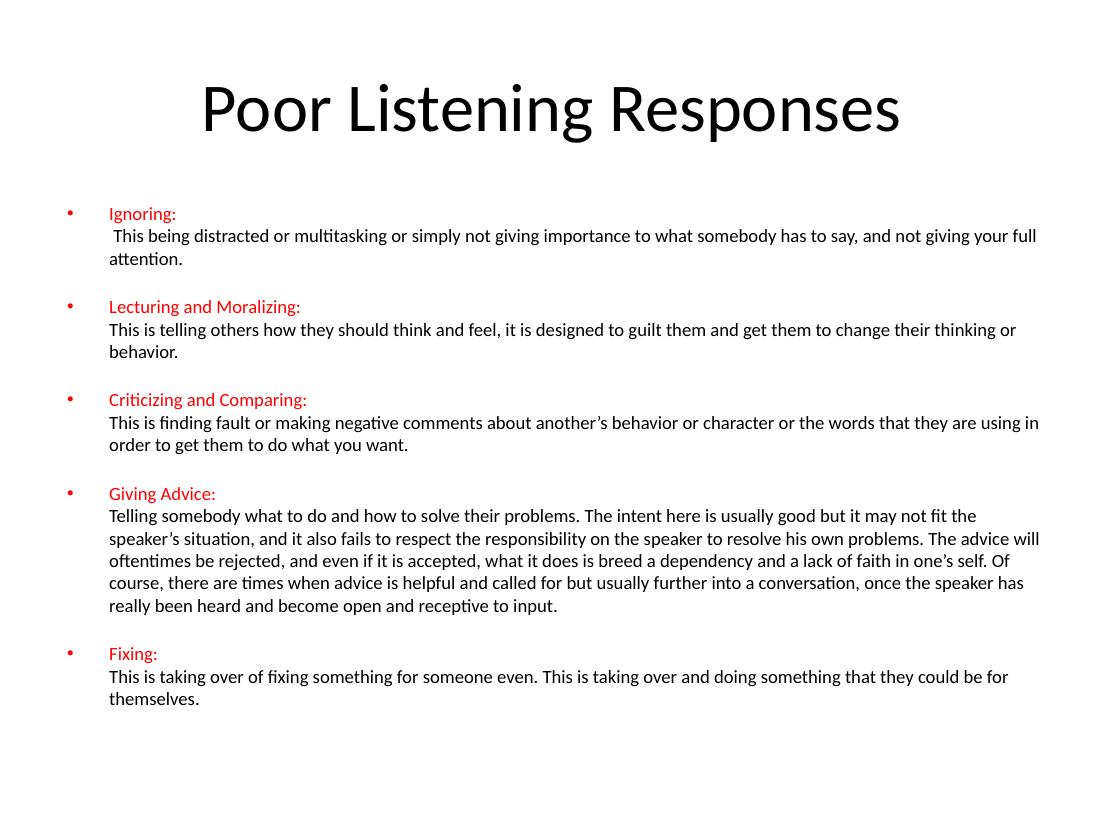
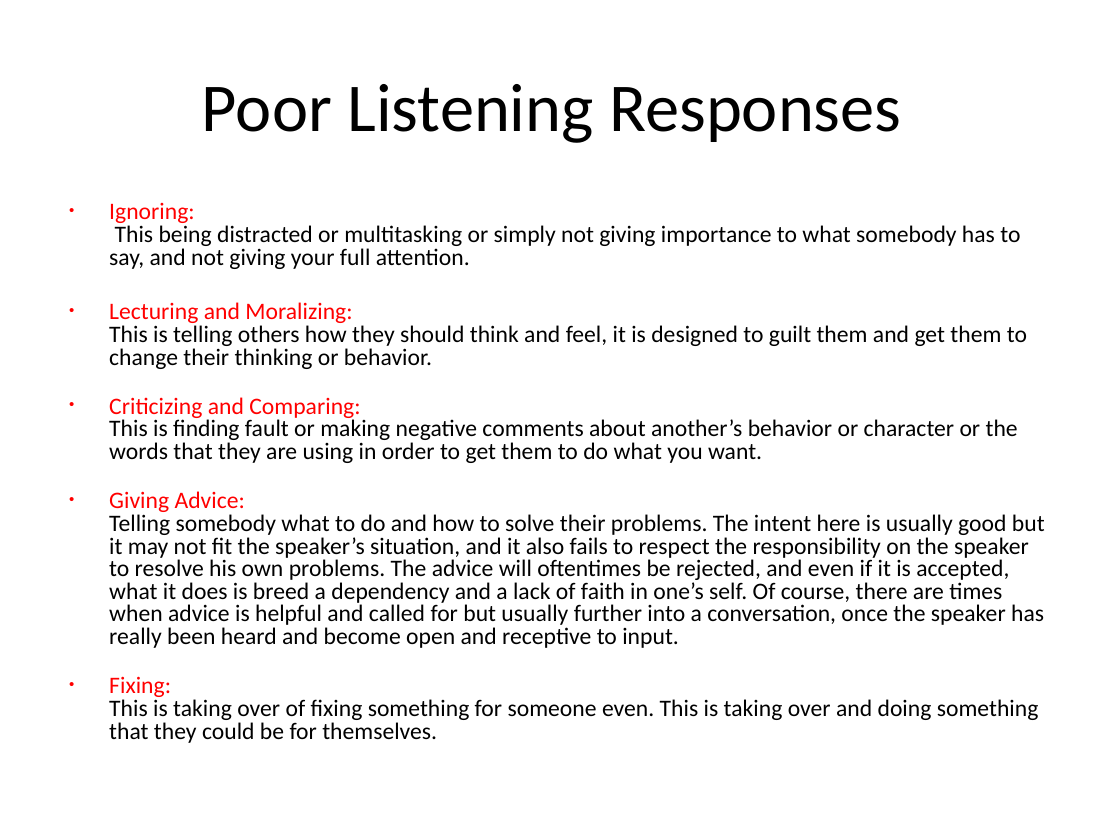
Before and after one commit to Mohamed-Elhawary/courses-notes, a slide deck: slide 9 of Non-Technical/The Power of Deep Listening (Using Active Listening Skills)/Presentation.pptx. Drawn at 1120x840 pixels with LibreOffice and Linux fonts; fonts in the diff are those of the drawing. Boxes give left, top, right and bottom in pixels: in the first picture for what was removed or moved away, otherwise in the second. Text is boxed around its words. In the diff, an @@ line names an element or a change of style, - is before the commit and + after.

Commit message:
Update Active Listing Course Presentation

```diff
--- a/Non-Technical/The Power of Deep Listening (Using Active Listening Skills)/Presentation.pptx
+++ b/Non-Technical/The Power of Deep Listening (Using Active Listening Skills)/Presentation.pptx
@@ text "Ignoring: This being distracted or ..." at <box>109,203,1045,743</box>: size 12 to 15.2 pt; indent changed; line spacing 1 to 0.8; less space between paragraphs @@
```
Also in this commit, not shown: 15 other slides changed, 3 other files.
